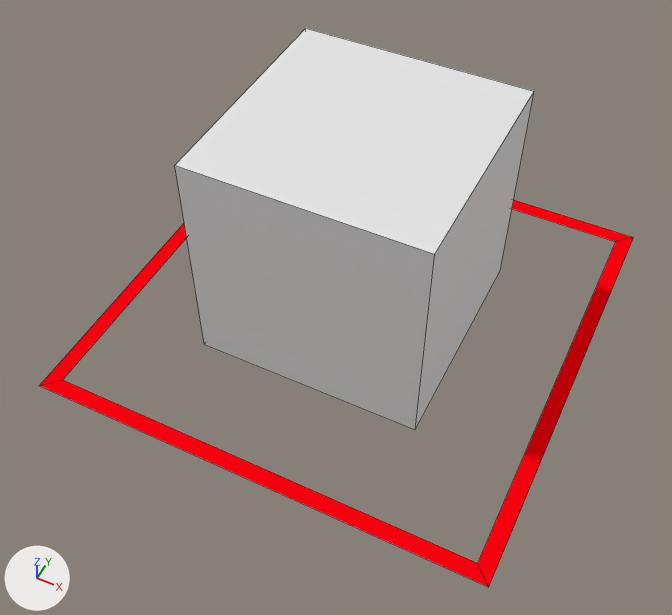
One commit to the Blender file rct2/scenery/MedievalTheming/sct_Tent/sct_V001.blend: the scene before it, then after it.
Both versions are drawn from a camera (50 mm lens) standing at (2.34, -5.12, 6.28) and looking at (0.05, -0.54, 0.55). The lights are fixed; the arrows at lower left show +X, +Y and +Z. The older version comes first. Mesh edges are drawn as thin lines.
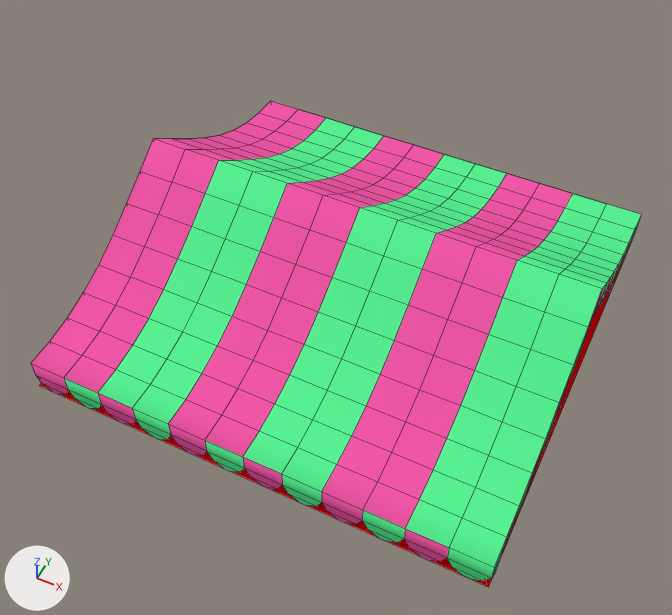
Location of each change, (x1, y1, x2, y2) in pixels of the pictures (672 x 615 px):
'Plane.002', added
    after: (31, 101, 641, 581)
    faces in mat_recolorable_1_001 (green #59f395): (64, 118, 641, 581)
    faces in mat_recolorable_2_001 (pink #f359aa): (31, 101, 634, 561)
'Cube', deleted
    before: (175, 28, 534, 430)
'Plane.001', unchanged, covered by the edit
    before: (39, 200, 633, 587)
    after: (39, 239, 633, 587)

Edits to the bpy script that builds the scene:
```text
Add mat_recolorable_1_001:
    mat_recolorable_1_001 = diffuse_material('Recolorable 1.001')
    mat_recolorable_1_001.base_color = (0.1, 0.9, 0.3)  # green #59f395
Add mat_recolorable_2_001:
    mat_recolorable_2_001 = diffuse_material('Recolorable 2.001')
    mat_recolorable_2_001.base_color = (0.9, 0.1, 0.4)  # pink #f359aa
Add me_plane:
    me_plane.from_pydata(...)  # 544 vertices, 360 faces; spans x -2.0..2.0, y -2.0..2.0, z -0.9..0.29
    me_plane.polygons.foreach_set('use_smooth', [True] * 360)
    # faces by material slot: [180, 180]
    me_plane.materials.append(mat_recolorable_1_001)  # green #59f395
    me_plane.materials.append(mat_recolorable_2_001)  # pink #f359aa
Remove ob_cube:
    ob_cube = bpy.data.objects.new('Cube', me_cube)
    ob_cube.location = (0.0, 0.0, 0.0)
Add ob_plane_002:
    ob_plane_002 = bpy.data.objects.new('Plane.002', me_plane)
    ob_plane_002.location = (0.0, 0.0, 0.9)
```
